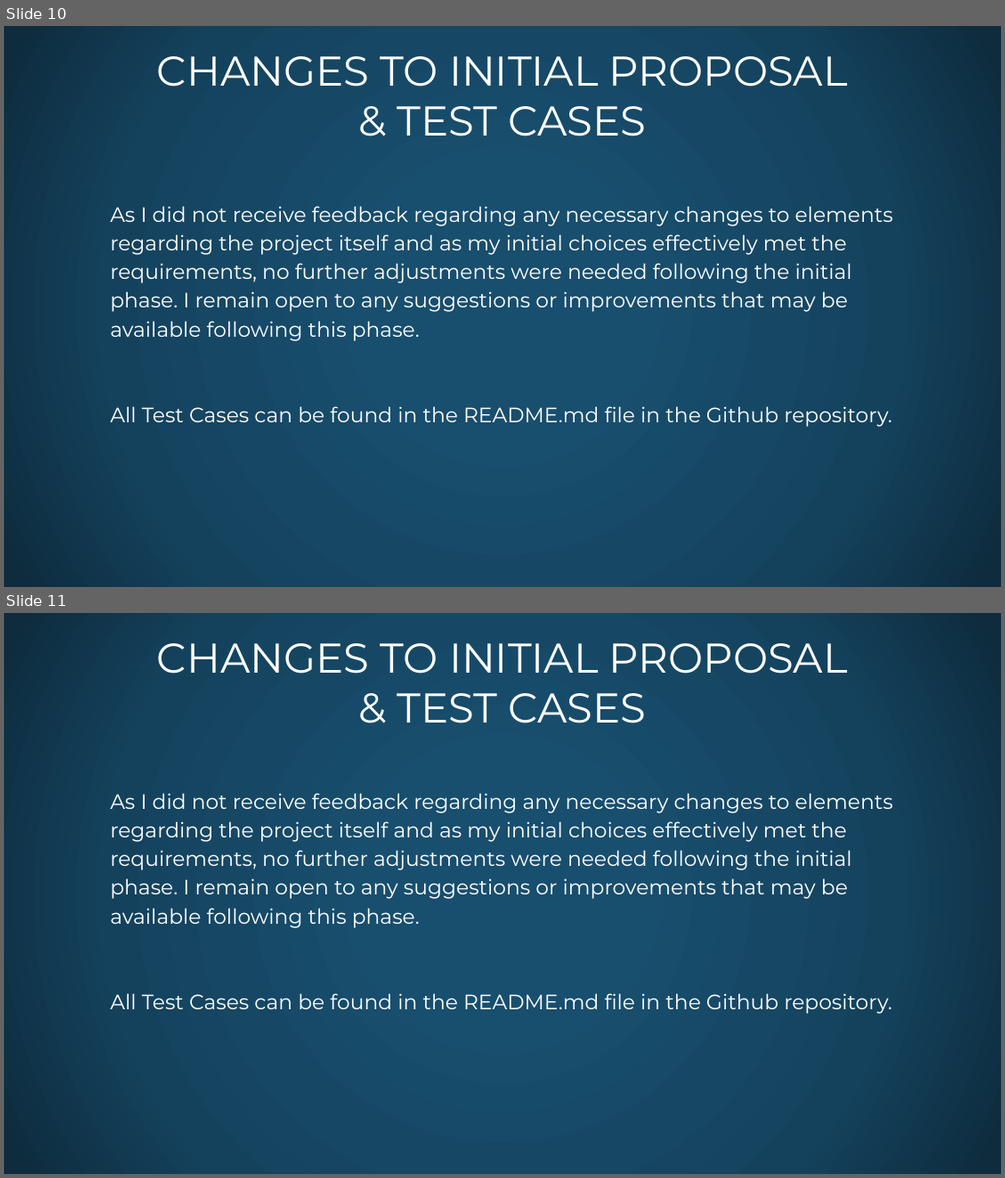
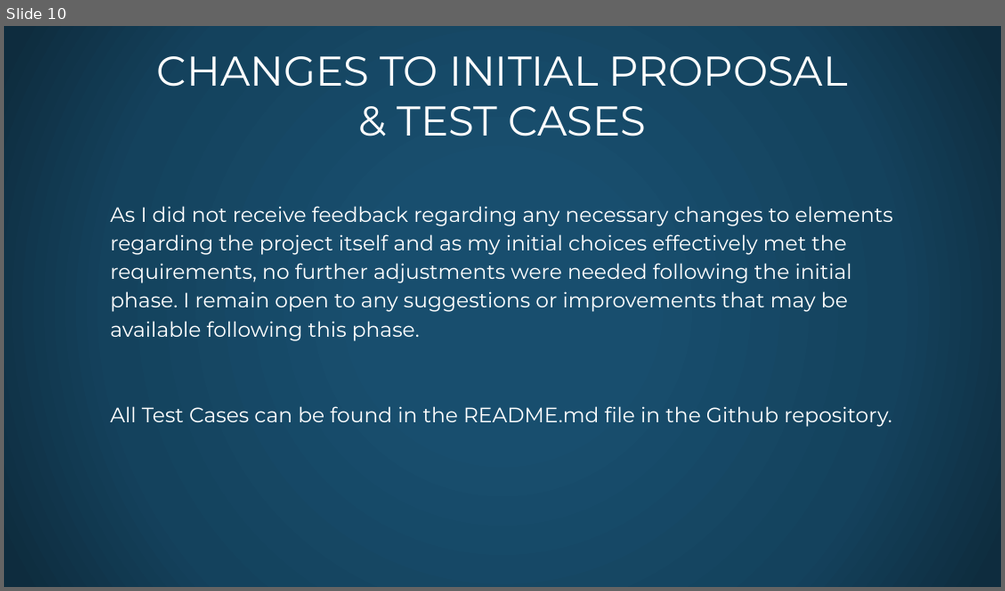
Before and after one commit to Aryabod/ToDo---DLBCSPJWD01, a slide deck: DocsPhase1_2_3/Nikpour-Aryabod_92130892_DLBCSPJWD01_P3_S.pptx. Shown one above the other, each under a label of ours: slides 10 and 11 before the commit, slide 10 after it. The pictures are 1005x1178 and 1005x591 pixels, drawn with LibreOffice and Linux fonts; fonts in the diff are those of the drawing; background and template pictures are left out. Boxes give left, top, right and bottom in pixels: in the first picture for what was removed or moved away, otherwise in the second. Text is boxed around its words. In the diff, an @@ line names an element or a change of style, - is before the commit and + after.

```diff
--- a/DocsPhase1_2_3/Nikpour-Aryabod_92130892_DLBCSPJWD01_P3_S.pptx
+++ b/DocsPhase1_2_3/Nikpour-Aryabod_92130892_DLBCSPJWD01_P3_S.pptx
@@ slide 10 removed at (4,26,1001,587), background picture (left out) @@
@@ title removed at (157,56,848,136) @@
-CHANGES TO INITIAL PROPOSAL
-& TEST CASES
@@ text removed at (110,206,893,426) @@
-As I did not receive feedback regarding any necessary changes to elements regarding the project itself and as my initial choices effectively met the requirements, no further adjustments were needed following the initial phase. I remain open to any suggestions or improvements that may be available following this phase.
-All Test Cases can be found in the README.md file in the Github repository.
@@ what was slide 11 is now slide 10 @@
```
Also in this commit, not shown: 1 slide changed, 1 other file.
